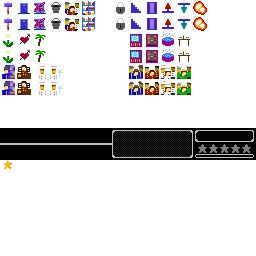
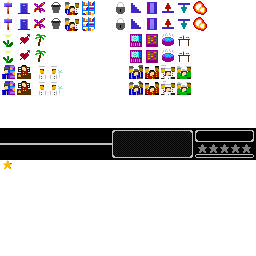
Comparing the layer stacks of the two (256, 256) images. Changes:
painted on "hud.png" over (34, 3, 46, 30)
